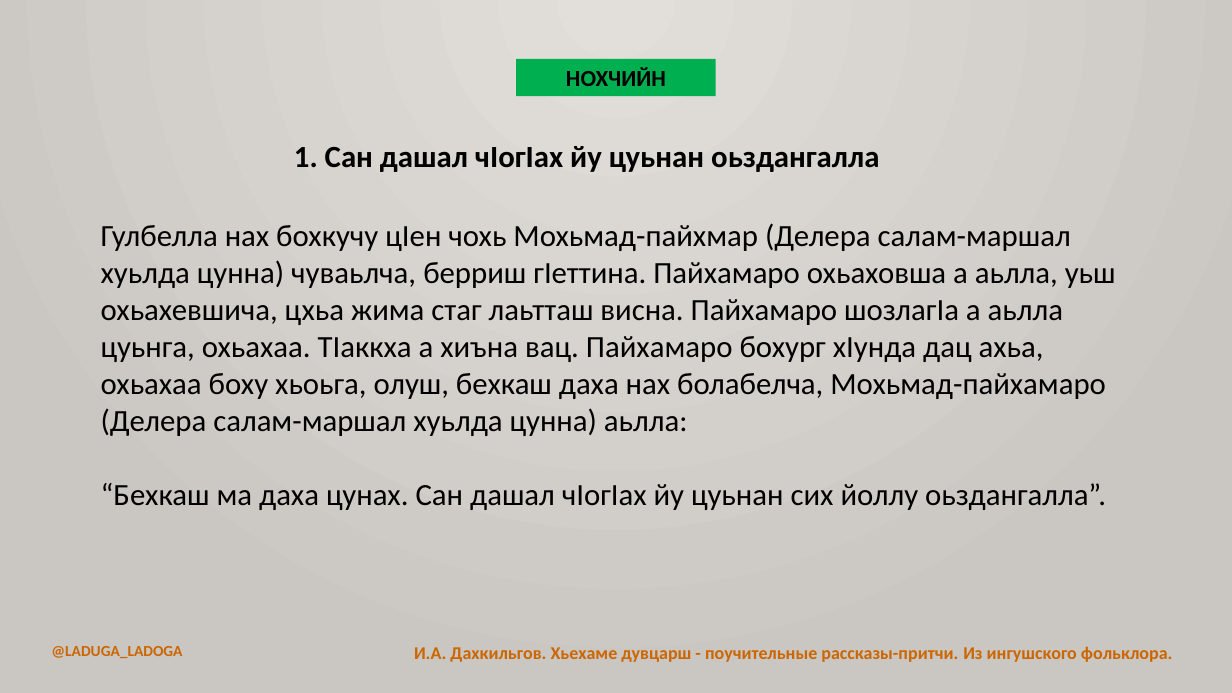
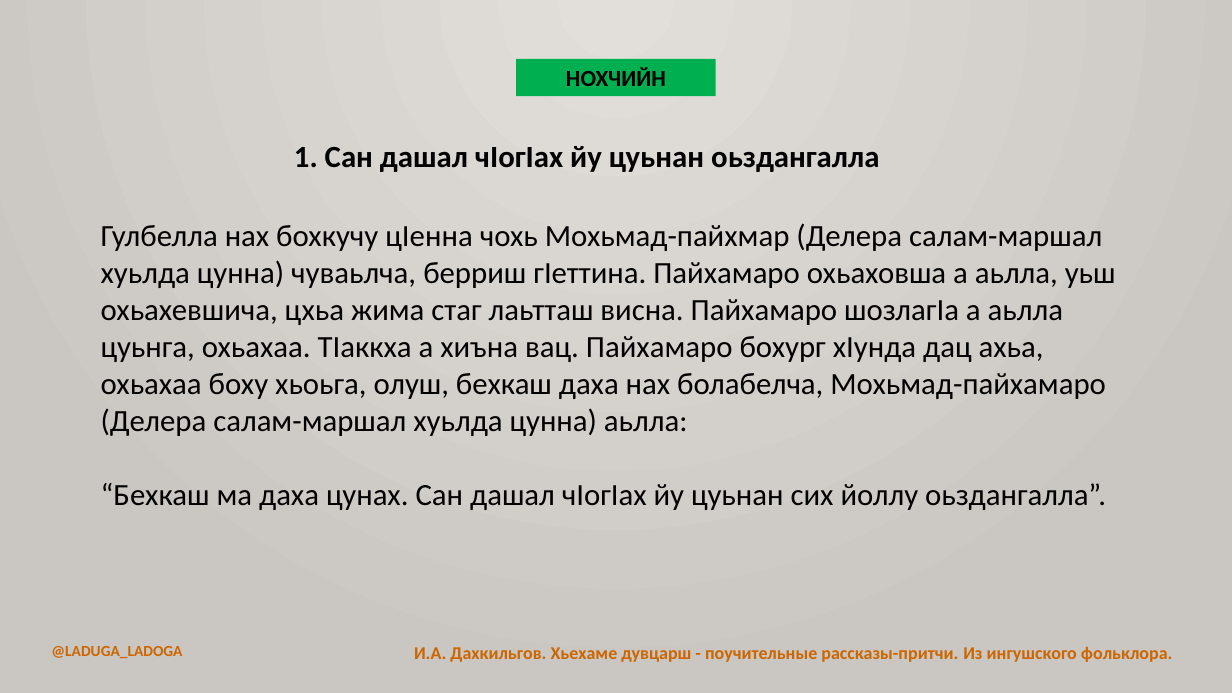
Before and after one commit to bumbari/dahkilgov, a slide deck: slide 8 of p/pptx/p_1_1.pptx. Drawn at 1232x693 pixels with LibreOffice and Linux fonts; fonts in the diff are those of the drawing. Boxes give left, top, right and bottom in pixels: in the first picture for what was removed or moved away, otherwise in the second. Text is boxed around its words. In the diff, an @@ line names an element or a change of style, - is before the commit and + after.

```diff
--- a/p/pptx/p_1_1.pptx
+++ b/p/pptx/p_1_1.pptx
@@ text at (x1=101, y1=223, x2=1116, y2=436): text changed @@
-Гулбелла нах бохкучу цӀен чохь Мохьмад-пайхмар (Делера салам-маршал хуьлда цунна) чуваьлча, берриш гӀеттина. Пайхамаро охьаховша а аьлла, уьш охьахевшича, цхьа жима стаг лаьтташ висна. Пайхамаро шозлагӀа а аьлла цуьнга, охьахаа. ТӀаккха а хиъна вац. Пайхамаро бохург хӀунда дац ахьа, охьахаа боху хьоьга, олуш, бехкаш даха нах болабелча, Мохьмад-пайхамаро (Делера салам-маршал хуьлда цунна) аьлла:
+Гулбелла нах бохкучу цӀенна чохь Мохьмад-пайхмар (Делера салам-маршал хуьлда цунна) чуваьлча, берриш гӀеттина. Пайхамаро охьаховша а аьлла, уьш охьахевшича, цхьа жима стаг лаьтташ висна. Пайхамаро шозлагӀа а аьлла цуьнга, охьахаа. ТӀаккха а хиъна вац. Пайхамаро бохург хӀунда дац ахьа, охьахаа боху хьоьга, олуш, бехкаш даха нах болабелча, Мохьмад-пайхамаро (Делера салам-маршал хуьлда цунна) аьлла:
```
Also in this commit, not shown: 6 other files.
